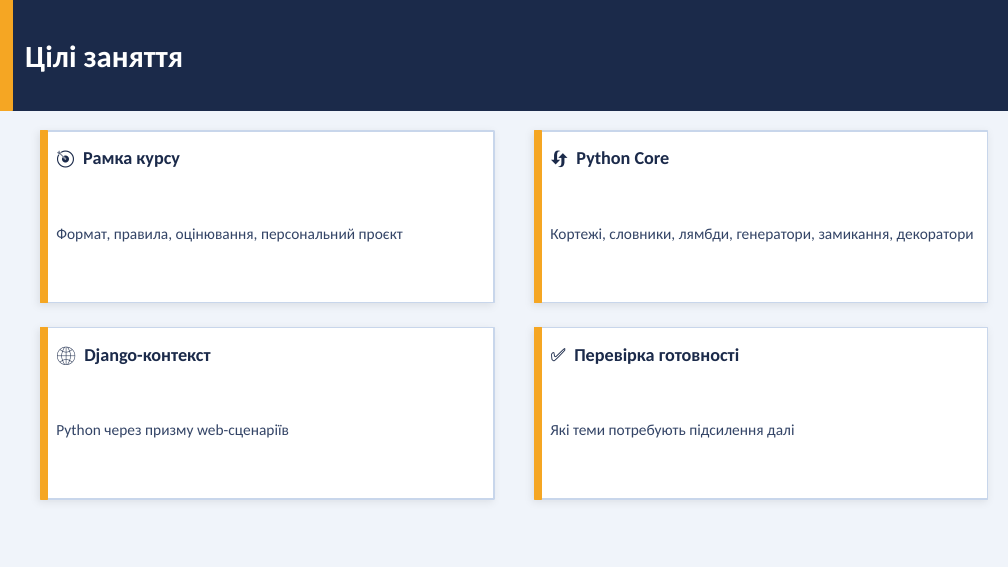
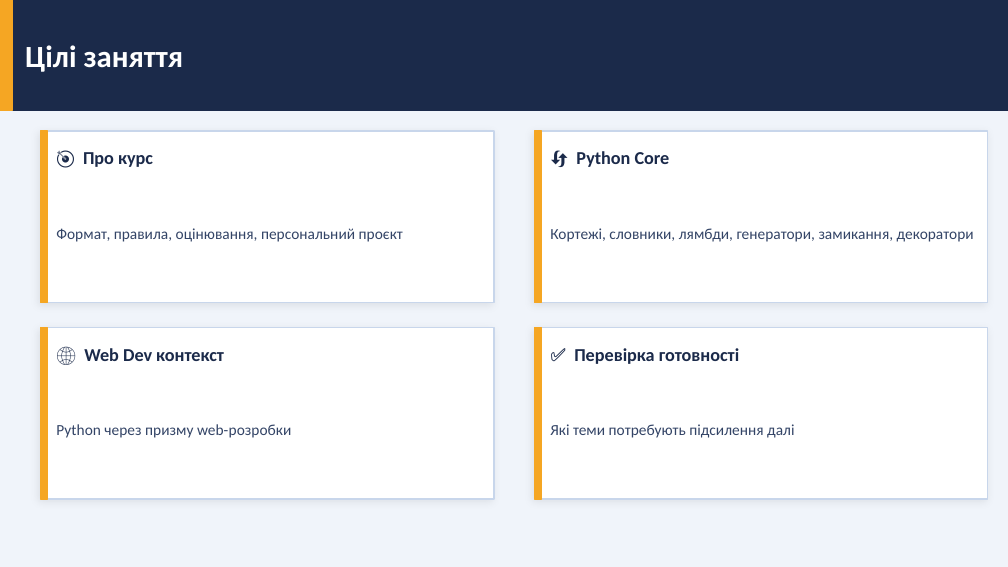
Before and after one commit to dmitriy-shtefan/python-web, a slide deck: slide 3 of заняття_1_python_core/презентація/python_для_web.pptx (slide 2 before the commit). Drawn at 1008x567 pixels with LibreOffice and Linux fonts; fonts in the diff are those of the drawing. Boxes give left, top, right and bottom in pixels: in the first picture for what was removed or moved away, otherwise in the second. Text is boxed around its words. In the diff, an @@ line names an element or a change of style, - is before the commit and + after.

```diff
--- a/заняття_1_python_core/презентація/python_для_web.pptx
+++ b/заняття_1_python_core/презентація/python_для_web.pptx
@@ text at [83,152,153,167]: text changed @@
-🎯 Рамка курсу
+🎯 Про курс
@@ text at [84,348,224,361]: text changed @@
-🌐 Django-контекст
+🌐 Web Dev контекст
@@ text at [56,424,291,438]: text changed @@
-Python через призму web-сценаріїв
+Python через призму web-розробки
```
Also in this commit, not shown: 6 other slides changed, 6 slides added, 3 slides removed, 8 other files.
